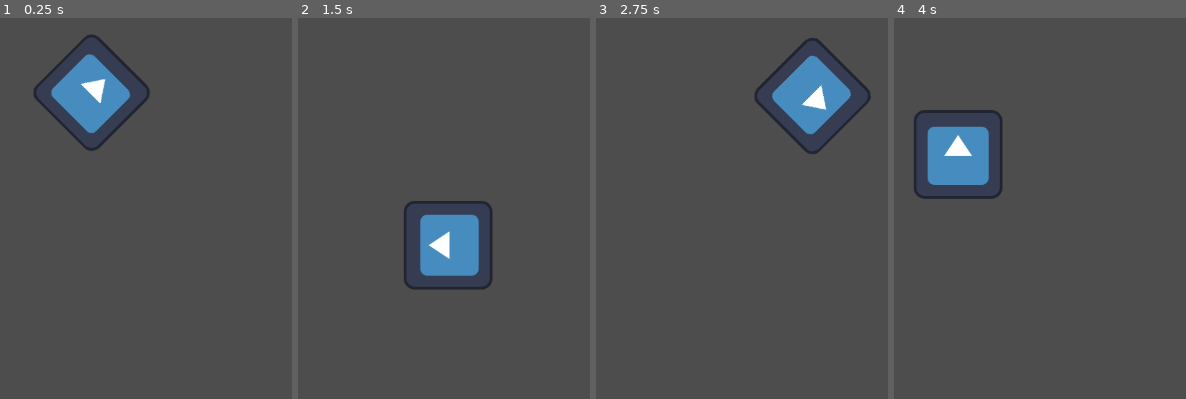
Above: before the commit, frames 1-4 (left to right).
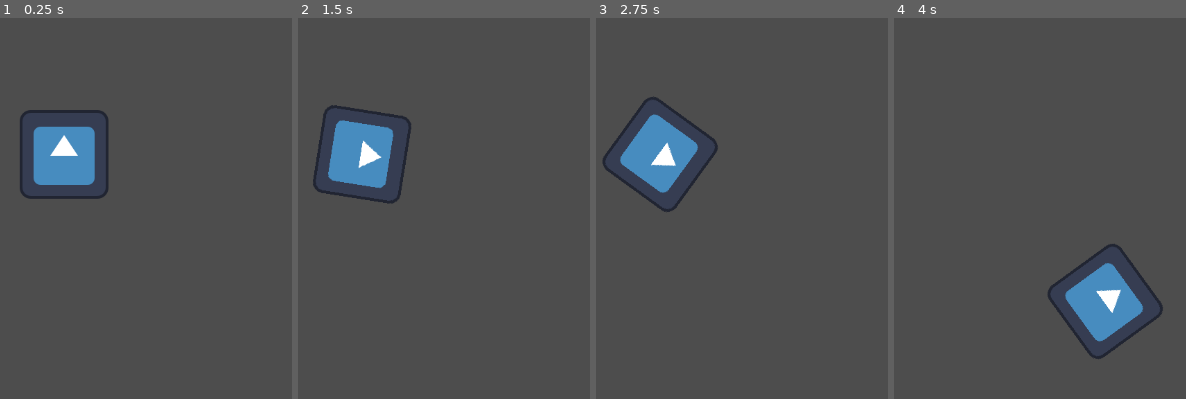
Above: after the commit, the same moments.

Repository: evneis/godot-learning-sandbox
Game: Godot game, scene res://sprite.tscn
Two runs of this game, one before a commit and one after it. Both use one fixed random seed, a clock stepped at 60 frames per second and the inputs below. The engine's default icon, where the game draws it, is replaced by a stand-in: a white triangle on a blue panel in a dark square.
Inputs:
- Up to frame 1 (0.25 s): no input
- Up to frame 2 (1.5 s): hold Right (ui_right) 0.53-1.28 s; hold Left (ui_left) from 1.28 s (still down)
- Up to frame 3 (2.75 s): release Left (ui_left) at 2.03 s; hold Right (ui_right) from 2.03 s (still down)
- Up to frame 4 (4 s): release Right (ui_right) at 2.78 s; hold Up (ui_up) 2.78-3.53 s; hold Left (ui_left) from 3.53 s (still down)

The runs differ from the first frame. In frame 1, 7.8% of the frame differs, in the area x 6-52%, y 4-48%; in frame 2, 8.3%; in frame 3, 8.3%, in the area x 2-95%, y 5-51%; in frame 4, 8.3%.

Commit message:
player movements

Diff:
--- a/sprite.gd
+++ b/sprite.gd
@@ -3,6 +3,13 @@
 var angular_speed = PI
 
 func _process(delta):
-	rotation += angular_speed * delta
-	var velocity = Vector2.UP.rotated(rotation) * speed
+	var direction = 0
+	if Input.is_action_pressed("ui_left"):
+		direction = -1
+	if Input.is_action_pressed("ui_right"):
+		direction = 1
+	rotation += angular_speed * direction * delta
+	var velocity = Vector2.ZERO
+	if Input.is_action_pressed("ui_up"):
+		velocity = Vector2.UP.rotated(rotation) * speed
 	position += velocity * delta
